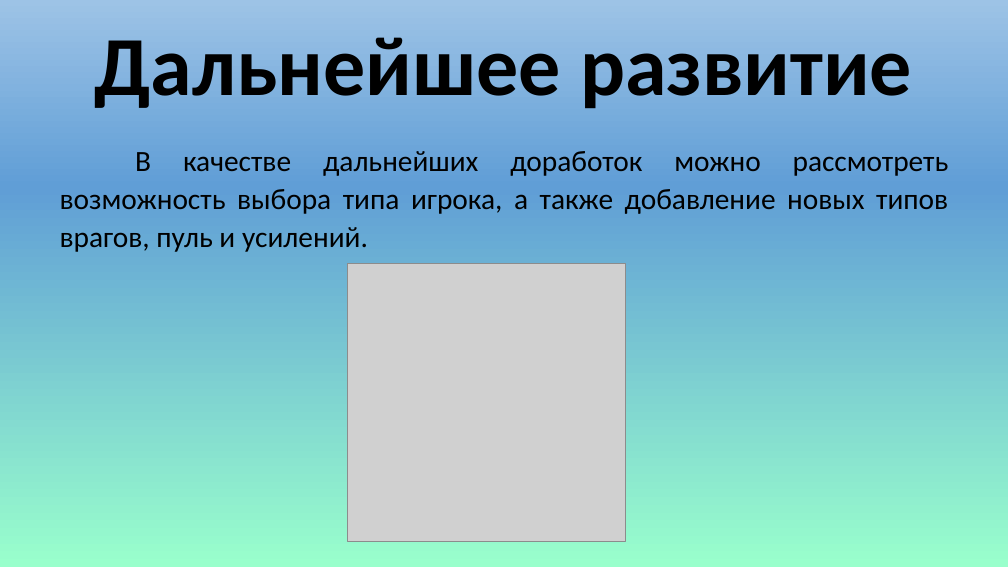
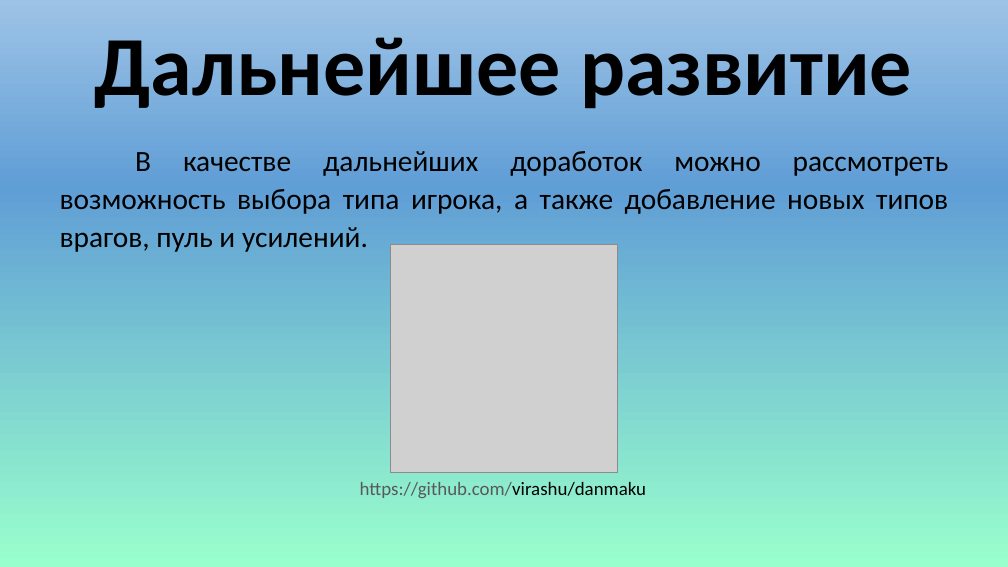
Before and after one commit to Virashu/danmaku, a slide deck: slide 13 of docs/presentation.pptx. Drawn at 1008x567 pixels with LibreOffice and Linux fonts; fonts in the diff are those of the drawing; grey boxes stand for pictures. Boxes give left, top, right and bottom in pixels: in the first picture for what was removed or moved away, otherwise in the second. Text is boxed around its words. In the diff, an @@ line names an element or a change of style, - is before the commit and + after.

Commit message:
Update QR

```diff
--- a/docs/presentation.pptx
+++ b/docs/presentation.pptx
@@ picture: place and size @@
-picture at [348,264,625,541]
+picture at [390,245,618,473]
@@ text added at [360,482,647,498], 18 pt, text #595959 @@
+https://github.com/virashu/danmaku
```
Also in this commit, not shown: 1 other slide changed.
